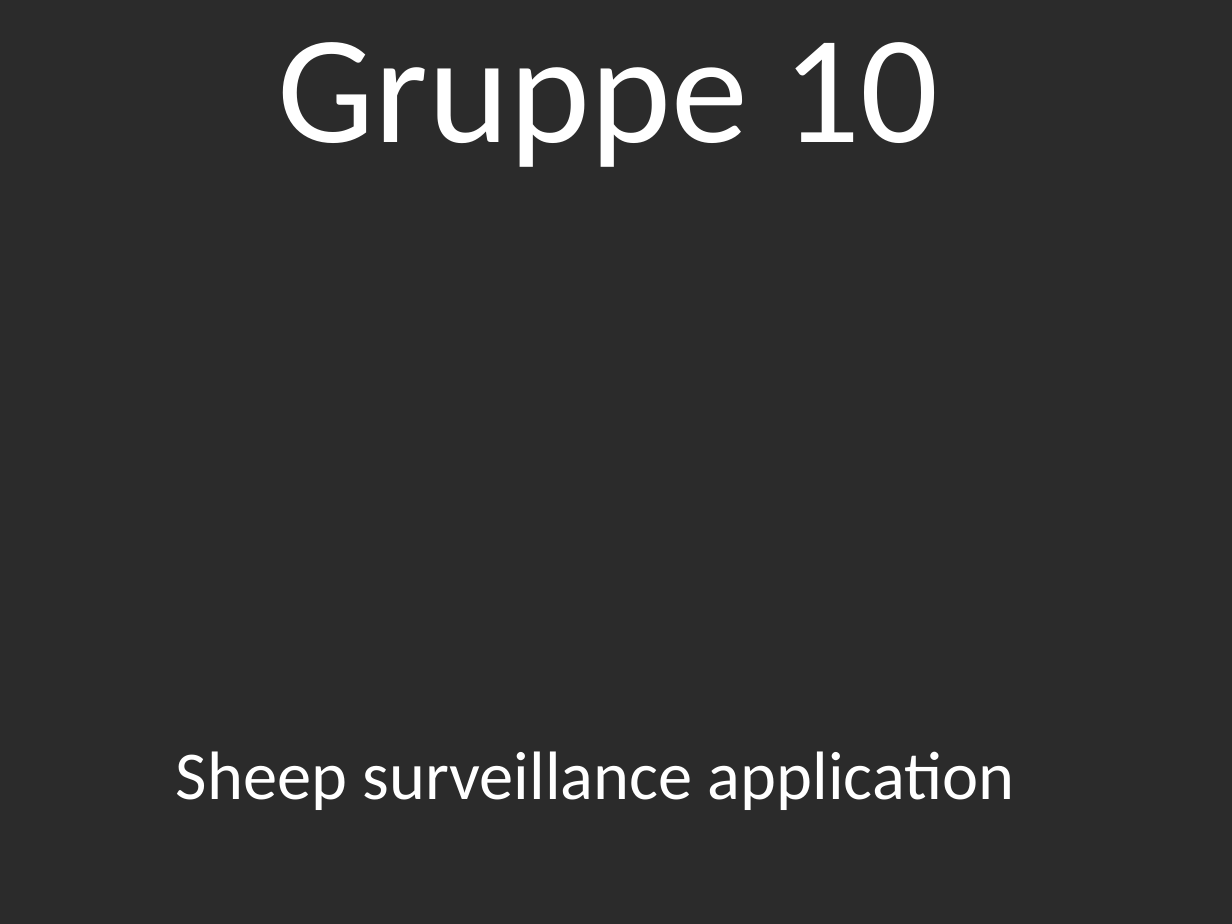
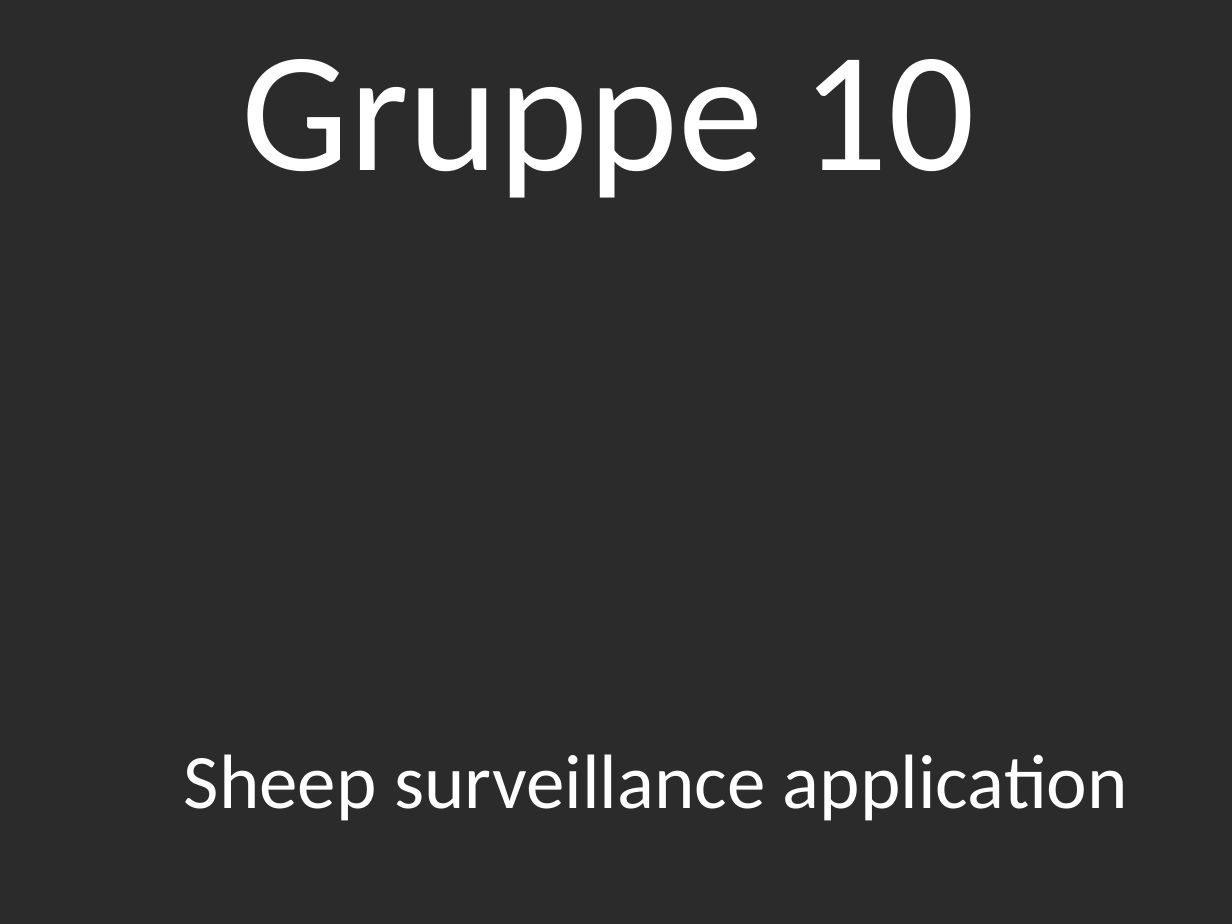
Before and after one commit to perok/it1901_sheep, a slide deck: slide 1 of Presentasjon/Presentation.pptx. Drawn at 1232x924 pixels with LibreOffice and Linux fonts; fonts in the diff are those of the drawing; background and template pictures are left out; a plain dark background stands for a picture behind light text. Boxes give left, top, right and bottom in pixels: in the first picture for what was removed or moved away, otherwise in the second. Text is boxed around its words. In the diff, an @@ line names an element or a change of style, - is before the commit and + after.

```diff
--- a/Presentasjon/Presentation.pptx
+++ b/Presentasjon/Presentation.pptx
@@ text "Gruppe 10" moved from (x1=278, y1=42, x2=938, y2=167) to (x1=241, y1=59, x2=975, y2=198) @@
@@ text "Gruppe 10" at (x1=241, y1=59, x2=975, y2=198): size 90 to 100 pt @@
@@ text "Sheep surveillance application" at (x1=184, y1=754, x2=1128, y2=821): size 40 to 45 pt; more space between paragraphs @@
```
Also in this commit, not shown: 2 slides added, 6 slides removed, 11 other files.
